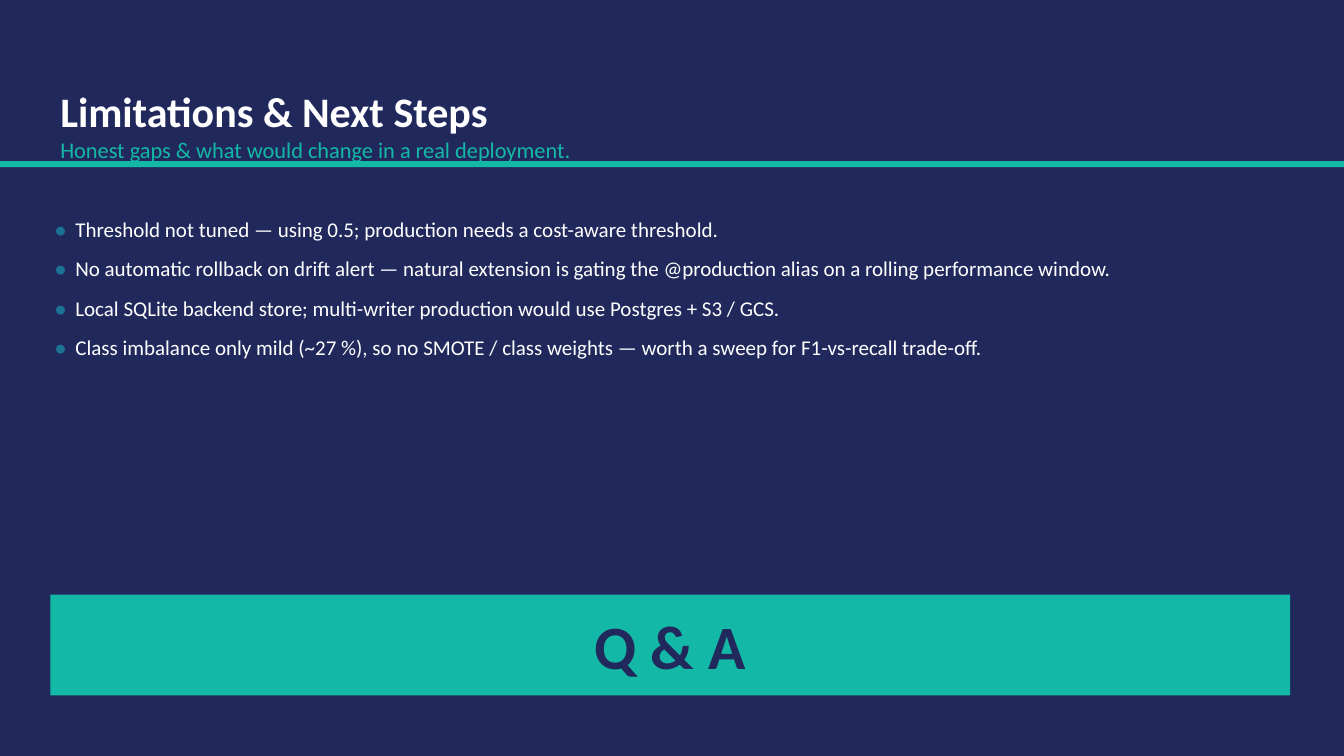
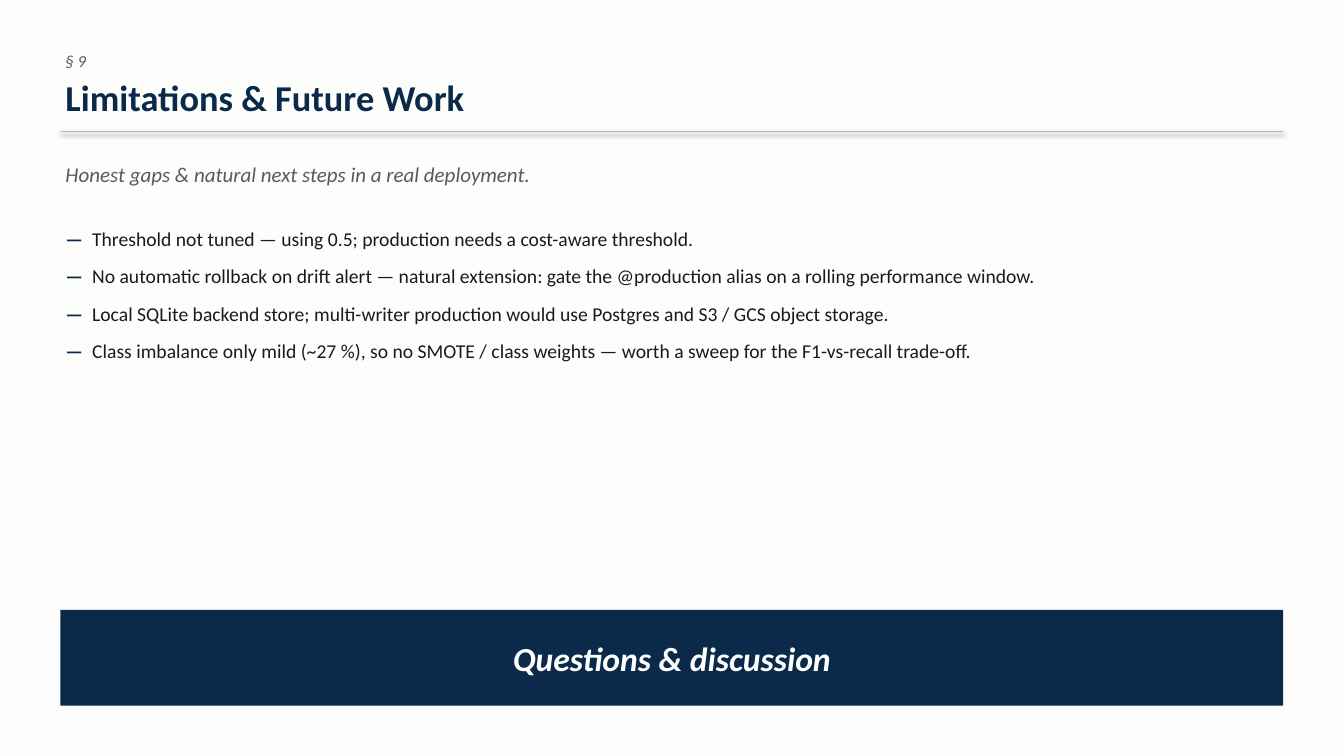
Before and after one commit to mohameddribika/mlops_project, a slide deck: slide 10 of reports/presentation.pptx. Drawn at 1344x756 pixels with LibreOffice and Linux fonts; fonts in the diff are those of the drawing. Boxes give left, top, right and bottom in pixels: in the first picture for what was removed or moved away, otherwise in the second. Text is boxed around its words. In the diff, an @@ line names an element or a change of style, - is before the commit and + after.

Commit message:
Restyle presentation to match academic report
Reworked all 10 slides to the same restrained academic style as the
written report:

  - Cream-white background (was bright/dark navy mix)
  - Deep navy (#0B2A4A) used only as a single accent — headings, table
    headers, and one stat highlight. No more teal/coral gradients
  - Formal title slide: institution → faculty → department block, then
    centred title with thin navy rule, then a right-aligned label / value
    course-info block matching the report cover
  - Each content slide opens with a small "§ N" section marker, the
    title, and a thin horizontal rule — Beamer-style
  - Em-dash bullet markers ("—") instead of round dots — academic look
  - Subtle light-grey cards (was bright white) with hairline borders
  - Code blocks: light grey background, navy heading label
  - Drift-monitoring table now uses hairline row separators, no fills
    except a single subtle alternate row — academic table convention
  - Q&A panel: navy bar with italic 'Questions & discussion' (was a
    big shouting 'Q & A' panel)
  - Consistent footer: thin rule, slide number / title left, author info
    right, both in italic muted grey

```diff
--- a/reports/presentation.pptx
+++ b/reports/presentation.pptx
@@ rectangle at (x1=0, y1=0, x2=1344, y2=756): fill #21295C to #FDFDFC @@
@@ text added at (x1=78, y1=56, x2=86, y2=67), 12 pt, text #5A5A5A, italic @@
+§ 9
@@ text at (x1=65, y1=85, x2=465, y2=112): text changed; size 30 to 26 pt; text colour #FFFFFF to #0B2A4A @@
-Limitations & Next Steps
+Limitations & Future Work
@@ rectangle resized from (x1=0, y1=161, x2=1344, y2=167) to (x1=60, y1=131, x2=1284, y2=132) @@
@@ rectangle at (x1=60, y1=131, x2=1284, y2=132): fill #14B8A6 to #B0B7C3; shadow on @@
@@ text at (x1=65, y1=167, x2=530, y2=186): text changed; size 16 to 15 pt; text colour #14B8A6 to #5A5A5A; italic on @@
-Honest gaps & what would change in a real deployment.
+Honest gaps & natural next steps in a real deployment.
@@ text at (x1=92, y1=232, x2=1034, y2=362): text changed; size 15 to 14 pt; text colour #FFFFFF to #1A1A1A @@
-• Threshold not tuned — using 0.5; production needs a cost-aware threshold.
-• No automatic rollback on drift alert — natural extension is gating the @production alias on a rolling performance window.
-• Local SQLite backend store; multi-writer production would use Postgres + S3 / GCS.
-• Class imbalance only mild (~27 %), so no SMOTE / class weights — worth a sweep for F1-vs-recall trade-off.
+— Threshold not tuned — using 0.5; production needs a cost-aware threshold.
+— No automatic rollback on drift alert — natural extension: gate the @production alias on a rolling performance window.
+— Local SQLite backend store; multi-writer production would use Postgres and S3 / GCS object storage.
+— Class imbalance only mild (~27 %), so no SMOTE / class weights — worth a sweep for the F1-vs-recall trade-off.
@@ rectangle resized from (x1=50, y1=595, x2=1291, y2=696) to (x1=60, y1=610, x2=1284, y2=706) @@
@@ rectangle at (x1=60, y1=610, x2=1284, y2=706): fill #14B8A6 to #0B2A4A @@
@@ text removed at (x1=595, y1=628, x2=745, y2=677) @@
-Q & A
@@ text added at (x1=513, y1=647, x2=831, y2=676), 24 pt, text #FFFFFF, bold, italic @@
+Questions & discussion
```
Also in this commit, not shown: 9 other slides changed.
